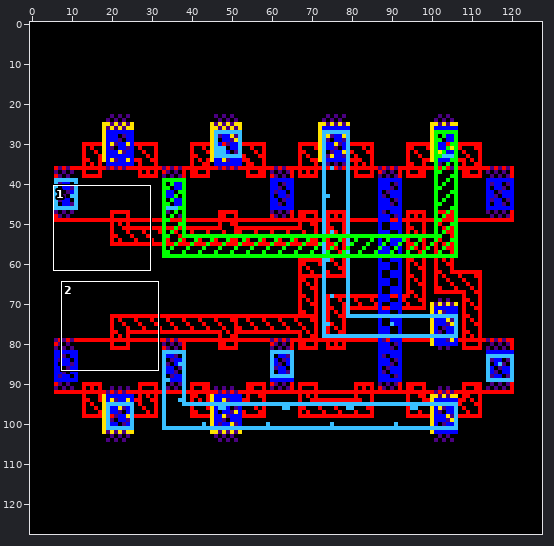
A sprite sheet gets an edit: TIGFET10nm/G4_XNOR2_N1/layout/thumbnail_128x128.png. The picture above shows the old version from afar; the outline marks the close-up.
Close-up. Before:
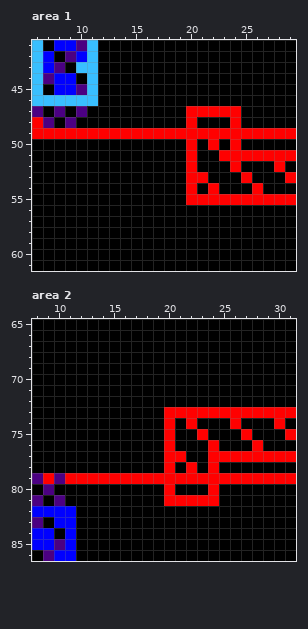
The file is 128x128 pixels. Shown: area 1: x 6..29, y 41..61; area 2: x 8..31, y 65..86. The commit also changed other parts of the picture, which this record leaves out.
New version:
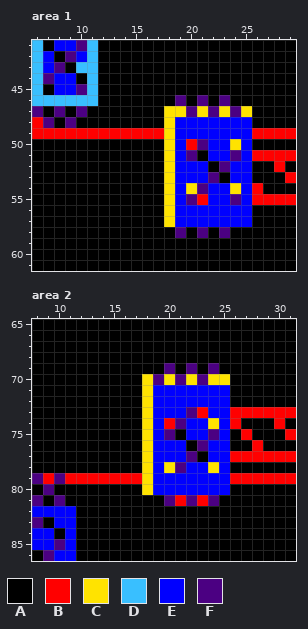
Palette (. is transparent): A #000000  B #ff0000  C #ffe300  D #39bfff  E #0000ff  F #4b0082
What changed:
Area 1:
y 46: x 19 A -> F; x 21 A -> F; x 23 A -> F
y 47: x 18..25 AABBBBBA -> CCFCFCFC
y 48: x 18..25 AABAAABA -> CEEEEEEE
y 49: x 18..25 BBBBBBBB -> CEEEEEEE
y 50: x 18..19 AA -> CE; x 21..25 ABABA -> FEECE
y 51: x 18..20 AAB -> CEF; x 22..25 ABBB -> EEFE
y 52: x 18..21 AABA -> CEEE; x 23..25 ABA -> FEE
y 53: x 18..22 AABBA -> CEEEF; x 24..25 AB -> EE
y 54: x 18..25 AABABAAA -> CECFEECE
y 55: x 18..20 AAB -> CEF; x 22..25 BBBB -> EEFE
y 56..57: x 18..25 AAAAAAAA -> CEEEEEEE
y 58: x 19 A -> F; x 21 A -> F; x 23 A -> F
Area 2:
y 69: x 20 A -> F; x 22 A -> F; x 24 A -> F
y 70: x 18..25 AAAAAAAA -> CFCFCFCC
y 71..72: x 18..25 AAAAAAAA -> CEEEEEEE
y 73: x 18..22 AABBB -> CEEEF; x 24..25 BB -> EE
y 74: x 18..19 AA -> CE; x 21..25 ABAAA -> FEECE
y 75: x 18..20 AAB -> CEF; x 22..25 ABAA -> EEFE
y 76: x 18..21 AABA -> CEEE; x 23..25 ABA -> FEE
y 77: x 18..22 AABBA -> CEEEF; x 24..25 BB -> EE
y 78: x 18..25 AABABABA -> CECFEECE
y 79: x 18..25 BBBBBBBB -> CEEEEEEE
y 80: x 18..25 AABAAABA -> CEEEEEEE
y 81: x 20 B -> F; x 22 B -> F; x 24 B -> F
